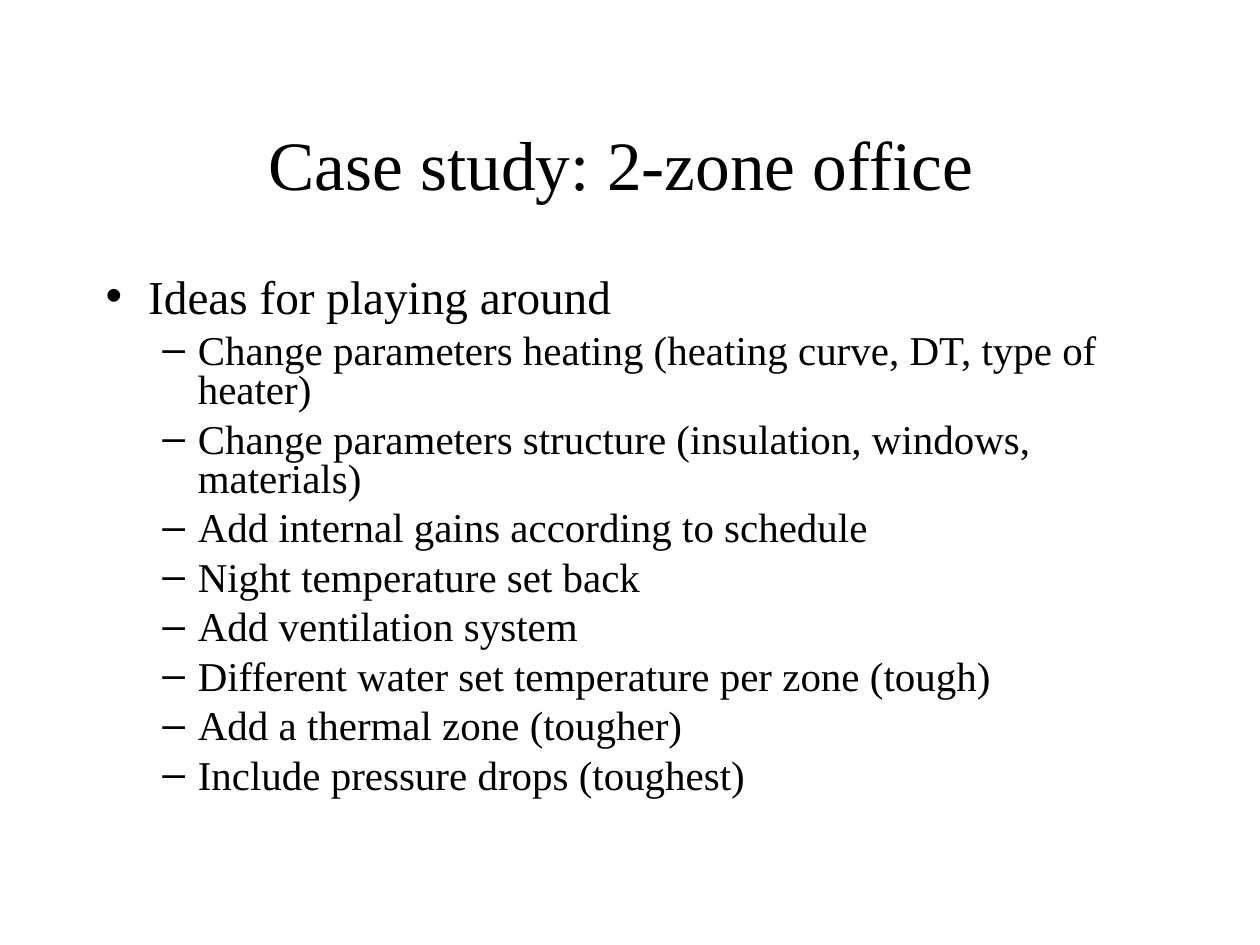
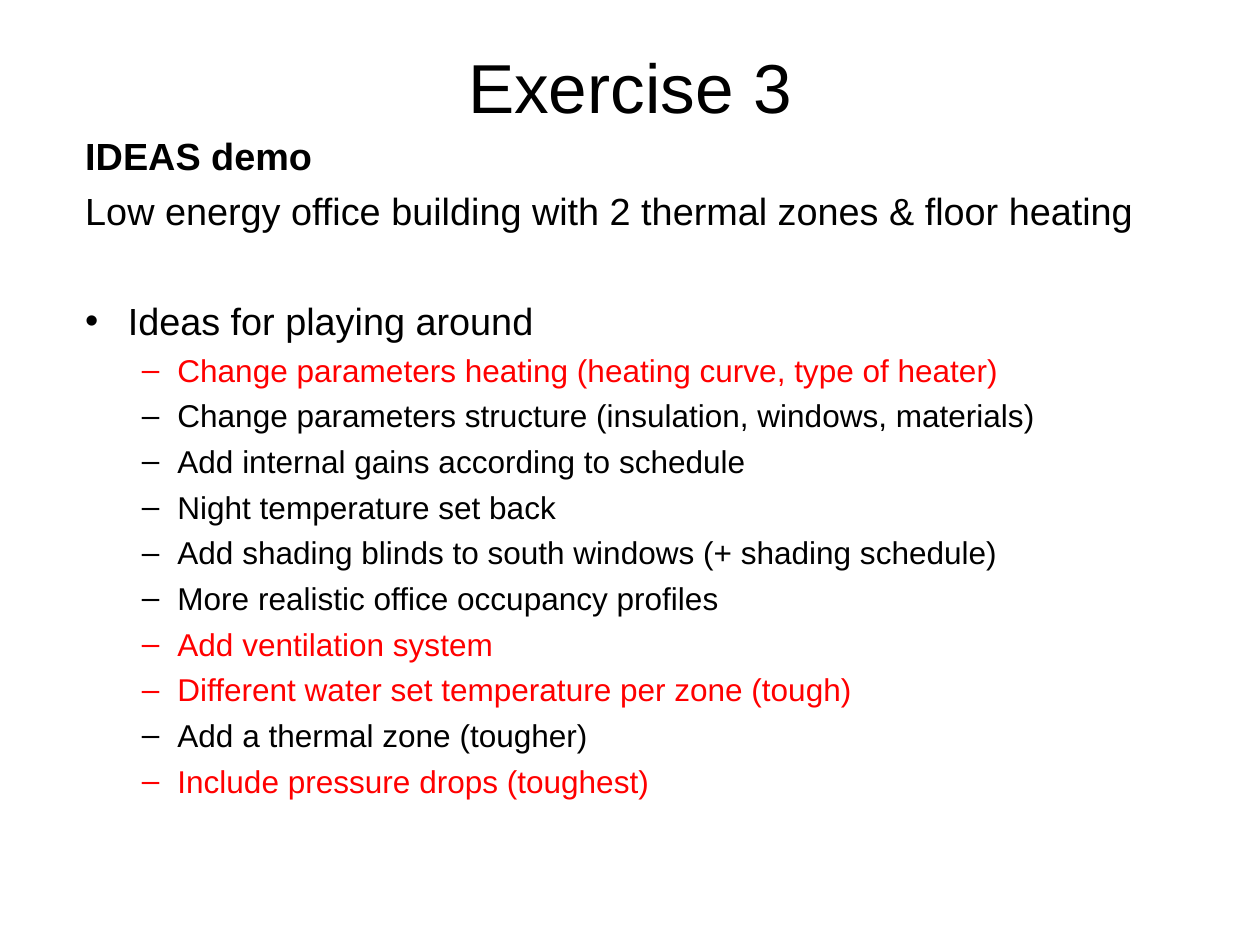
Before and after one commit to open-ideas/__CrashCourse__, a slide deck: slide 21 of Slides/CrashCourse_2014.ppt (slide 22 before the commit). Drawn at 1260x945 pixels with LibreOffice and Linux fonts; fonts in the diff are those of the drawing. Boxes give left, top, right and bottom in pixels: in the first picture for what was removed or moved away, otherwise in the second. Text is boxed around its words. In the diff, an @@ line names an element or a change of style, - is before the commit and + after.

Commit message:
Updated IDEAS exercise. Heating system to be added.

```diff
--- a/Slides/CrashCourse_2014.ppt
+++ b/Slides/CrashCourse_2014.ppt
@@ text added at [468,62,792,114], 44 pt, text #000000 @@
+Exercise 3
@@ text at [85,142,1133,232]: paragraphs added @@
+IDEAS demo
+Low energy office building with 2 thermal zones & floor heating
@@ text "IDEAS demo": place and size @@
-text "IDEAS demo" at [148,280,1096,798]
+text "IDEAS demo" at [85,142,1133,799]
@@ title removed at [269,141,973,204] @@
-Case study: 2-zone office
@@ text at [128,307,1034,799]: size 30 to 24 pt in "Ideas for playing around"; font Times New Roman to Arial in "Ideas for playing around", "Change parameters structure (insulation, windows, materials)", "Add internal gains according to schedule", "Night temperature set back" and 4 more places; size 26 to 20 pt in "Change parameters structure (insulation, windows, materials)", "Add internal gains according to schedule", "Night temperature set back", "Add ventilation system" and 3 more places; text colour #000000 to #FF0000 in "Add ventilation system", "Different water set temperature per zone (tough)", "Include pressure drops (toughest)"; line spacing 0.8 to 1; less space between paragraphs; bullet colour #000000 to #FF0000 @@
@@ text at [177,359,998,388]: text changed; size 26 to 20 pt; font Times New Roman to Arial; text colour #000000 to #FF0000 @@
-  – Change parameters heating (heating curve, DT, type of heater)
+  – Change parameters heating (heating curve, type of heater)
@@ text at [177,541,997,616]: paragraphs added @@
+  – Add shading blinds to south windows (+ shading schedule)
+  – More realistic office occupancy profiles
```
Also in this commit, not shown: 3 other slides changed.
